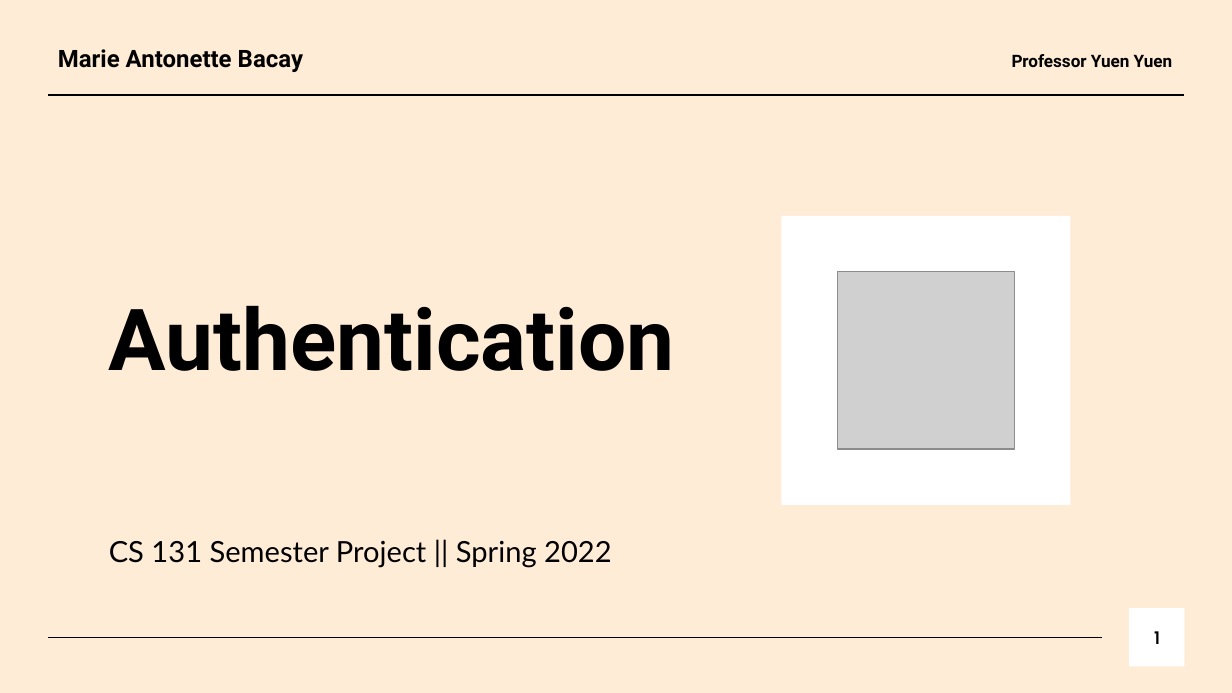
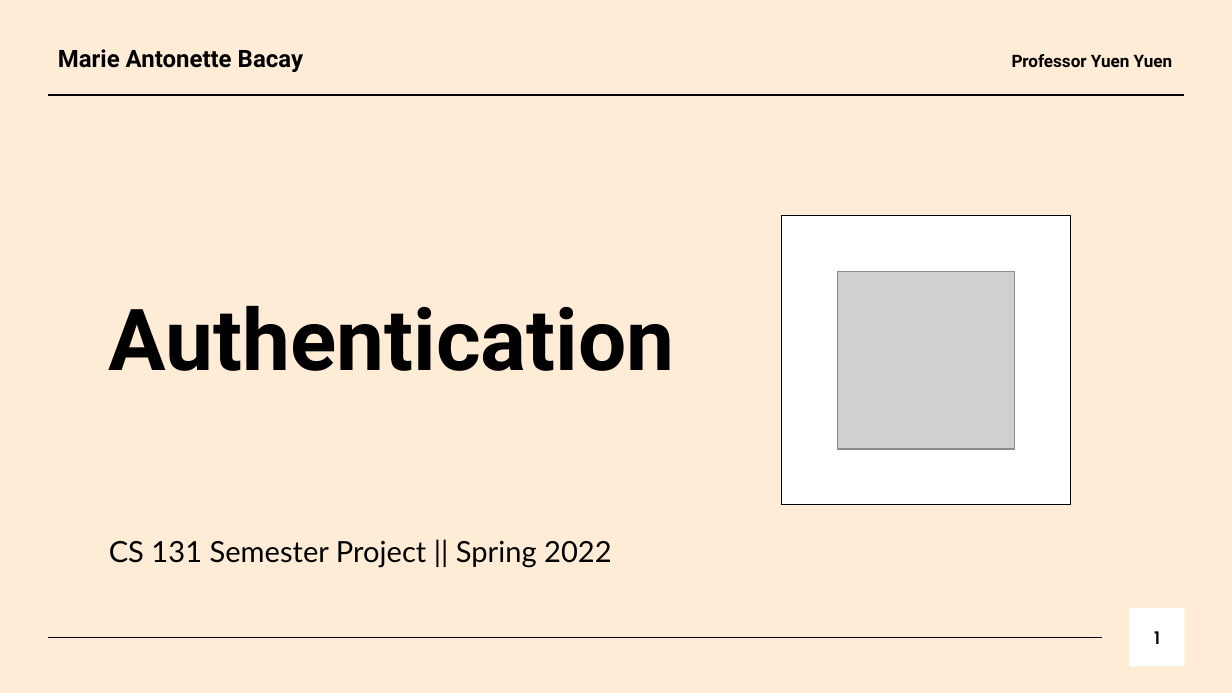
Before and after one commit to bmarieay/CS-131-Spring22-Pierce, a slide deck: slide 1 of Marie Antonette Bacay/Authentication.pptx. Drawn at 1232x693 pixels with LibreOffice and Linux fonts; fonts in the diff are those of the drawing; grey boxes stand for pictures. Boxes give left, top, right and bottom in pixels: in the first picture for what was removed or moved away, otherwise in the second. Text is boxed around its words. In the diff, an @@ line names an element or a change of style, - is before the commit and + after.

```diff
--- a/Marie Antonette Bacay/Authentication.pptx
+++ b/Marie Antonette Bacay/Authentication.pptx
@@ rectangle at <box>781,216,1069,504</box>: outline none to #000000 0.75 pt @@
```
Also in this commit, not shown: 4 other slides changed, 2 slides added.
